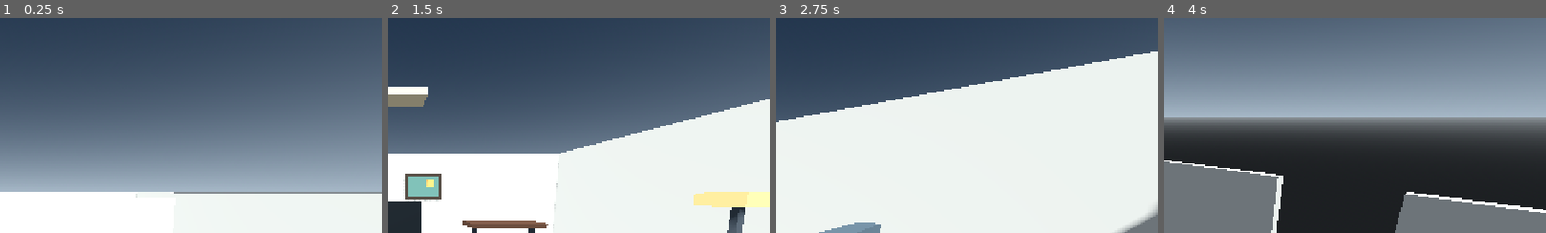
Above: before the commit, frames 1-4 (left to right).
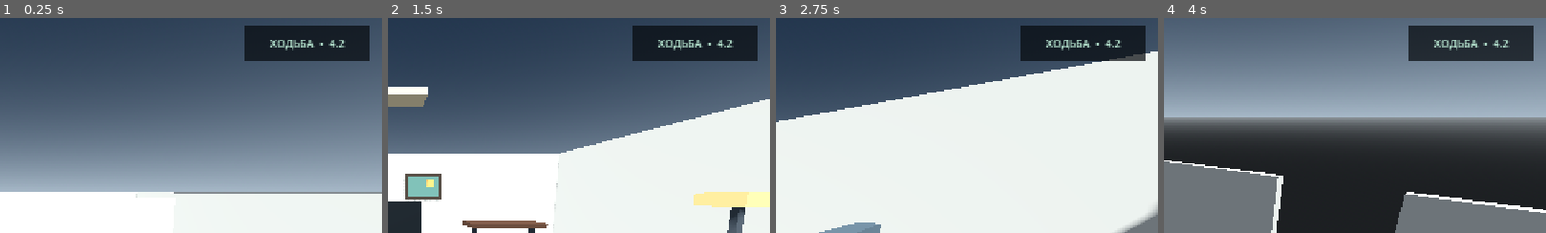
Above: after the commit, the same moments.

Repository: filesgloom-png/URBAN-ROOTS
Game: Godot game, scene res://scenes/main.tscn
Same seed, same stepped clock (60 frames per second), same inputs: the game is played once before the commit and once after it.
Inputs (mouse positions are % of the whole screen's width and height, from its top left):
- Up to frame 1 (0.25 s): no input
- Up to frame 2 (1.5 s): click "КАМЕРА" at 0.5 s; click "БЕГ" at 1.25 s
- Up to frame 3 (2.75 s): tap Enter at 2 s; drag from (9, 85) to (60, 28) at 2.02 s
- Up to frame 4 (4 s): drag from (30, 55) to (45, 70) at 2.77 s; tap Space at 3.5 s; move the mouse to (60, 28) at 3.52 s; hold D (move_right) from 3.53 s (still down); tap V at 3.6 s
The pictures show only the part of the screen within x 50-100%, y 1-51%; the shares and areas given below are measured in that part.

The runs differ from the first frame. In frame 1, 5.3% of the frame differs, in the area x 64-97%, y 3-20%; in frame 2, 5.3%; in frame 3, 5.3%; in frame 4, 5.3%.

Commit message:
Add live movement mode HUD indicator

Diff:
--- a/scripts/main.gd
+++ b/scripts/main.gd
@@ -22,6 +22,7 @@
 var look_finger := -1
 var look_last := Vector2.ZERO
 var status_label: Label
+var movement_label: Label
 
 func _ready() -> void:
 	_build_environment()
@@ -225,6 +226,25 @@
 	status_label.add_theme_font_size_override("font_size", 15)
 	status_label.add_theme_color_override("font_color", Color(0.72, 0.82, 0.84))
 	layer.add_child(status_label)
+	var motion_panel := ColorRect.new()
+	motion_panel.name = "MovementStatusPanel"
+	motion_panel.color = Color(0.025, 0.04, 0.055, 0.72)
+	motion_panel.anchor_left = 1.0
+	motion_panel.anchor_right = 1.0
+	motion_panel.position = Vector2(-230, 18)
+	motion_panel.size = Vector2(210, 58)
+	layer.add_child(motion_panel)
+	movement_label = Label.new()
+	movement_label.name = "MovementStatus"
+	movement_label.text = "ХОДЬБА  •  4.2"
+	movement_label.anchor_left = 1.0
+	movement_label.anchor_right = 1.0
+	movement_label.position = Vector2(-220, 34)
+	movement_label.size = Vector2(190, 28)
+	movement_label.horizontal_alignment = HORIZONTAL_ALIGNMENT_CENTER
+	movement_label.add_theme_font_size_override("font_size", 18)
+	movement_label.add_theme_color_override("font_color", Color(0.72, 0.9, 0.82))
+	layer.add_child(movement_label)
 	var joystick := Control.new()
 	joystick.name = "MovementJoystick"
 	joystick.set_script(load("res://scripts/joystick.gd"))
@@ -325,6 +345,9 @@
 		direction = basis * Vector3(input_dir.x, 0, input_dir.y)
 		player.rotation.y = lerp_angle(player.rotation.y, atan2(-direction.x, -direction.z), 0.2)
 	var current_speed := RUN_SPEED if sprinting else WALK_SPEED
+	if is_instance_valid(movement_label):
+		movement_label.text = "БЕГ  •  6.6" if sprinting else "ХОДЬБА  •  4.2"
+		movement_label.add_theme_color_override("font_color", Color(1.0, 0.72, 0.38) if sprinting else Color(0.72, 0.9, 0.82))
 	player.velocity.x = direction.x * current_speed
 	player.velocity.z = direction.z * current_speed
 	if not player.is_on_floor():
